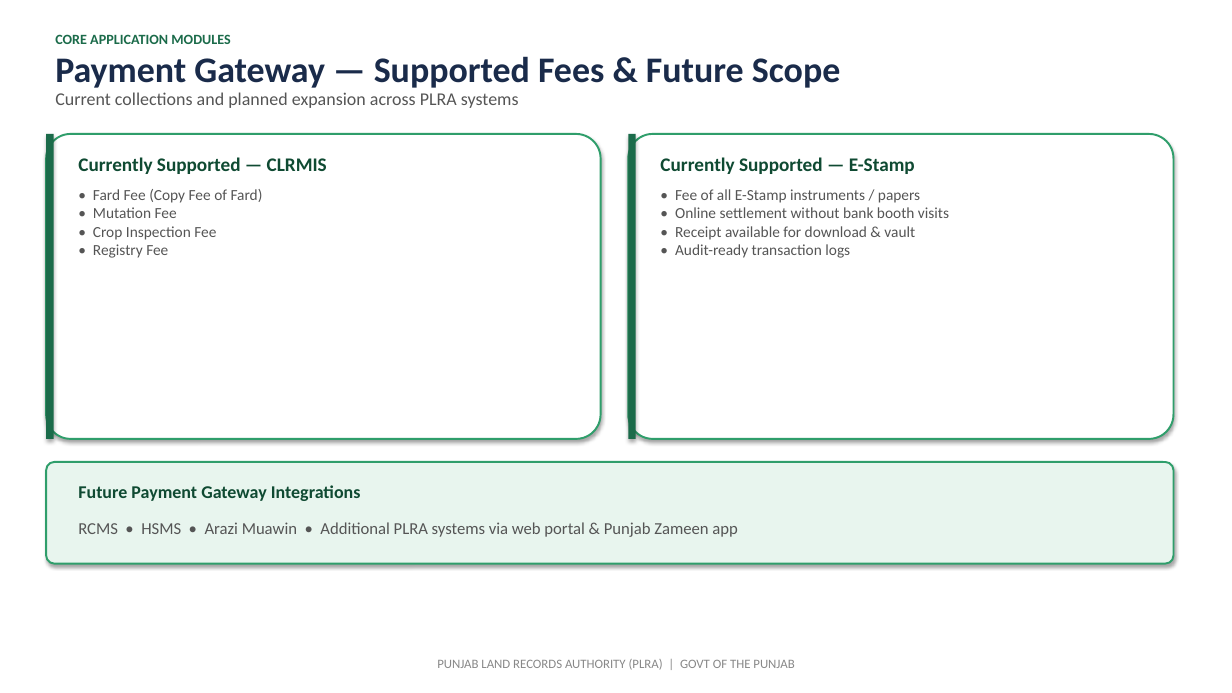
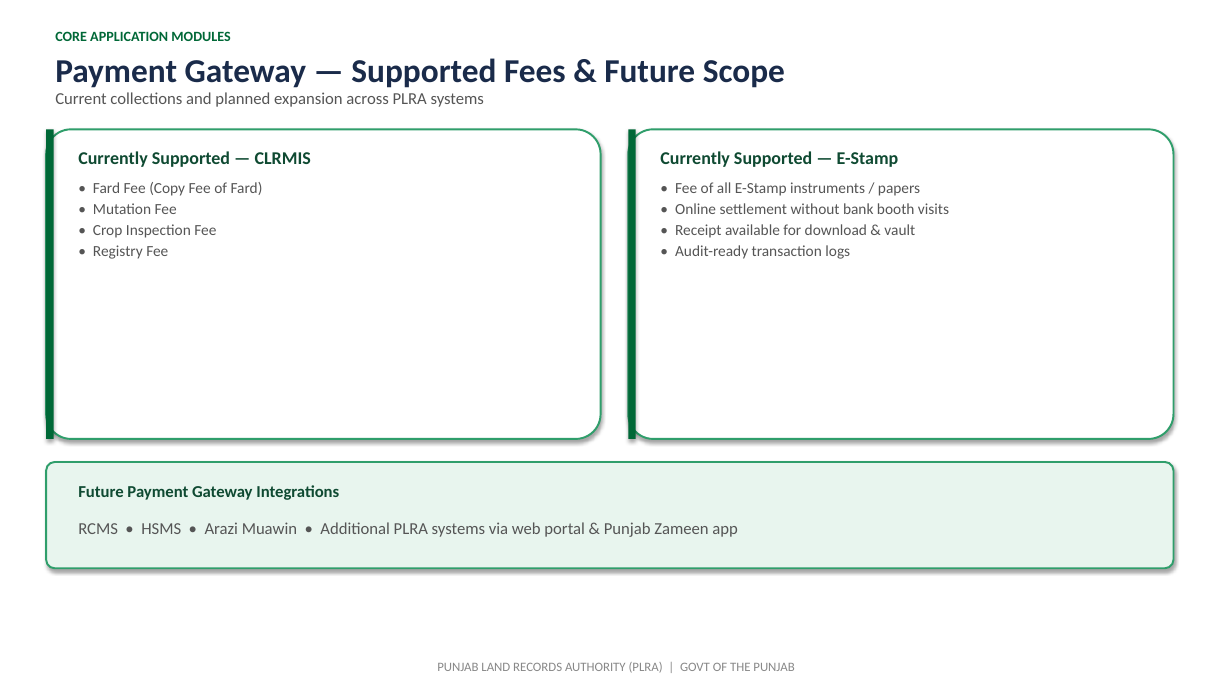
Before and after one commit to GulraizAhmed/GulraizAhmed, a slide deck: slide 11 of Punjab_Zameen_Application.pptx (slide 15 before the commit). Drawn at 1232x693 pixels with LibreOffice and Linux fonts; fonts in the diff are those of the drawing. Boxes give left, top, right and bottom in pixels: in the first picture for what was removed or moved away, otherwise in the second. Text is boxed around its words. In the diff, an @@ line names an element or a change of style, - is before the commit and + after.

```diff
--- a/Punjab_Zameen_Application.pptx
+++ b/Punjab_Zameen_Application.pptx
@@ text "CORE APPLICATION MODULES" at (x1=55, y1=31, x2=230, y2=41): text colour #1B6B4A to #006837; more space between paragraphs @@
@@ text "Payment Gateway — Supported Fees ..." at (x1=55, y1=58, x2=785, y2=88): size 28 to 26 pt; more space between paragraphs @@
@@ text "Current collections and planned expansion ..." at (x1=55, y1=92, x2=484, y2=107): size 14 to 13 pt; more space between paragraphs @@
@@ rounded rectangle resized from (x1=46, y1=134, x2=601, y2=439) to (x1=46, y1=129, x2=601, y2=439) @@
@@ rectangle resized from (x1=46, y1=134, x2=54, y2=439) to (x1=46, y1=129, x2=54, y2=439) @@
@@ rectangle at (x1=46, y1=129, x2=54, y2=439): fill #1B6B4A to #006837 @@
@@ text "Currently Supported — CLRMIS" at (x1=78, y1=151, x2=311, y2=167): size 15 to 14 pt; more space between paragraphs @@
@@ rounded rectangle resized from (x1=628, y1=134, x2=1174, y2=439) to (x1=628, y1=129, x2=1174, y2=439) @@
@@ rectangle at (x1=628, y1=129, x2=636, y2=439): fill #1B6B4A to #006837 @@
@@ rectangle resized from (x1=628, y1=134, x2=636, y2=439) to (x1=628, y1=129, x2=636, y2=439) @@
@@ text "Currently Supported — E-Stamp" at (x1=660, y1=151, x2=899, y2=167): size 15 to 14 pt; more space between paragraphs @@
@@ more space between paragraphs in 3 elements at (x1=437, y1=662, x2=794, y2=673), (x1=93, y1=182, x2=263, y2=259), (x1=675, y1=182, x2=949, y2=259) @@
@@ rounded rectangle resized from (x1=46, y1=462, x2=1174, y2=564) to (x1=46, y1=462, x2=1174, y2=568) @@
@@ text "Future Payment Gateway Integrations" at (x1=78, y1=485, x2=339, y2=500): size 14 to 13 pt; more space between paragraphs @@
```
Also in this commit, not shown: 16 other slides changed, 7 slides added, 7 slides removed, 2 other files.
